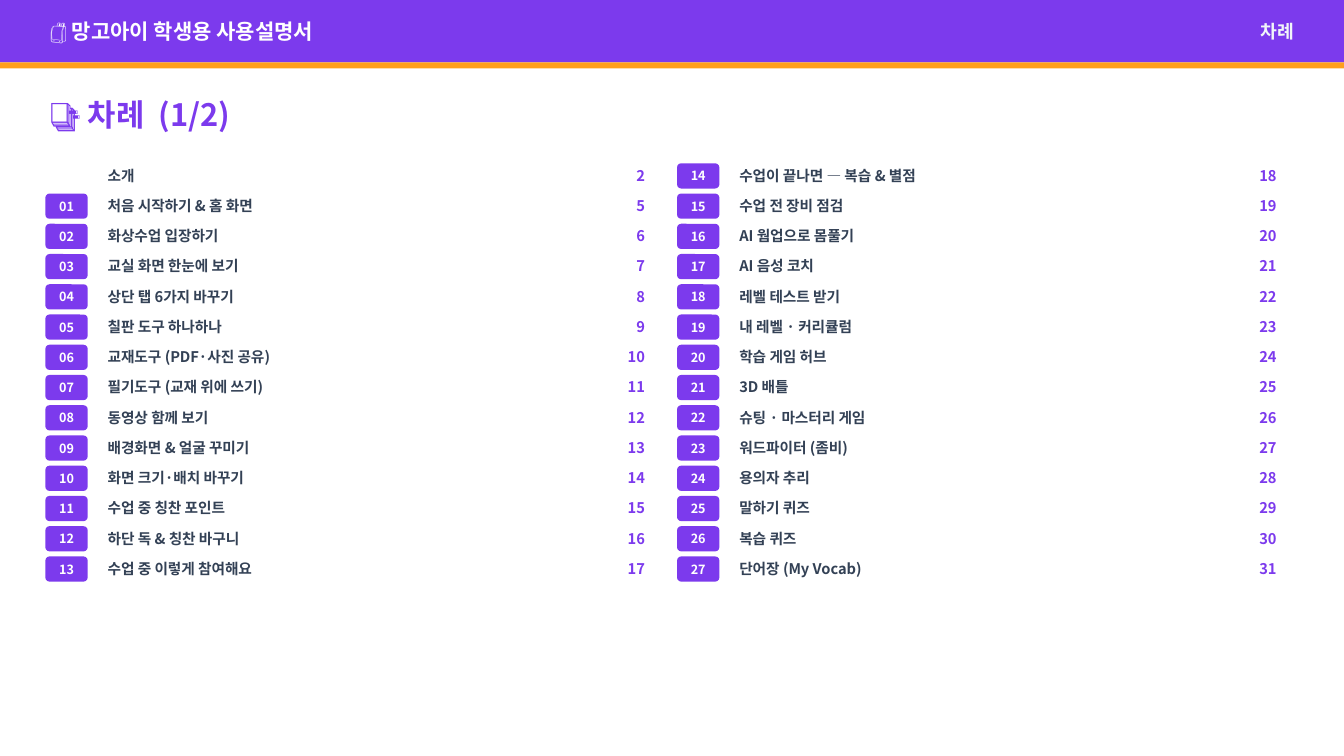
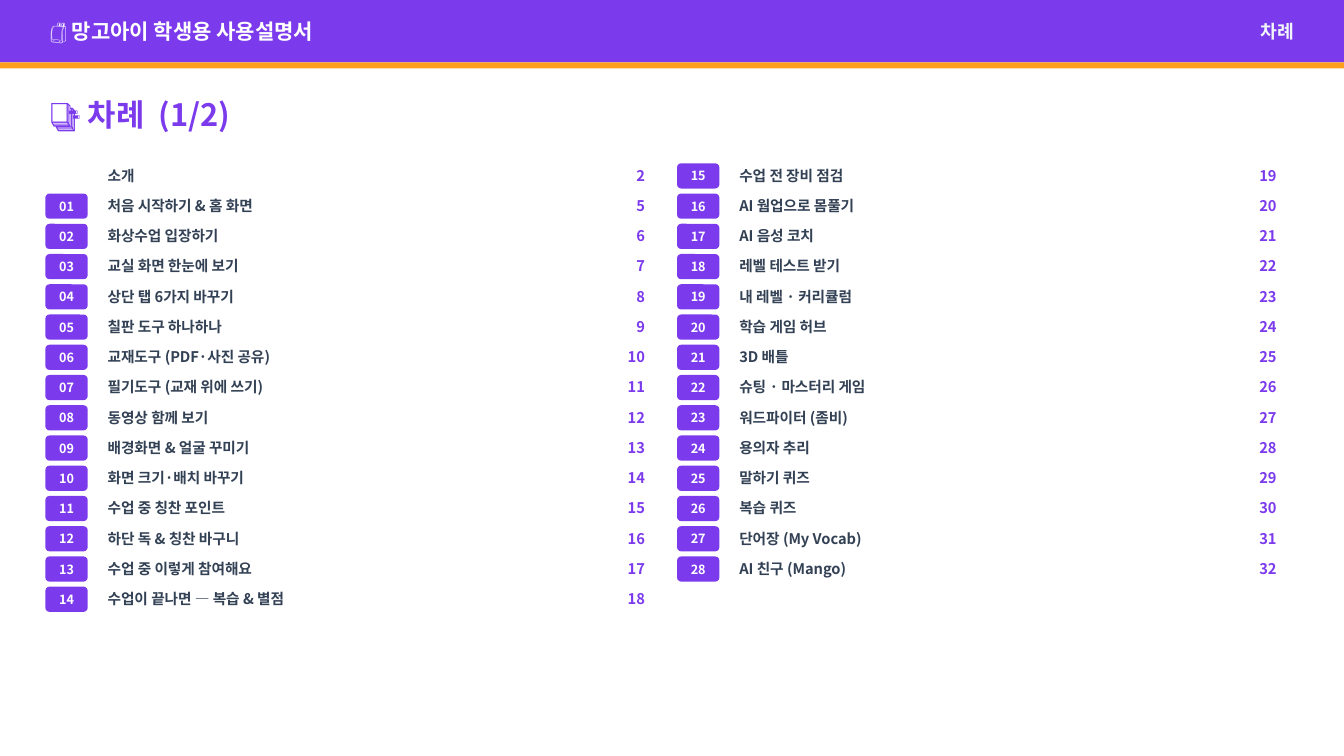
Before and after one commit to navy111p-sudo/mangoiweb, a slide deck: slide 3 of cloudflare-deploy/public/library/student/student-kr.pptx. Drawn at 1344x756 pixels with LibreOffice and Linux fonts; fonts in the diff are those of the drawing. Boxes give left, top, right and bottom in pixels: in the first picture for what was removed or moved away, otherwise in the second. Text is boxed around its words. In the diff, an @@ line names an element or a change of style, - is before the commit and + after.

```diff
--- a/cloudflare-deploy/public/library/student/student-kr.pptx
+++ b/cloudflare-deploy/public/library/student/student-kr.pptx
@@ 39 texts: place and size @@
-39 texts at <box>691,198,1276,578</box>
+39 texts at <box>691,168,1276,548</box>
@@ text added at <box>691,564,706,574</box>, 9 pt, text #FFFFFF, bold @@
+28
@@ text added at <box>739,561,846,578</box>, 10.5 pt, text #334155, bold @@
+AI 친구 (Mango)
@@ text added at <box>1259,563,1276,574</box>, 10.5 pt, text #7C3AED, bold @@
+32
@@ text "14": place and size @@
-text "14" at <box>691,170,706,180</box>
+text "14" at <box>59,594,74,604</box>
@@ rounded rectangle added at <box>45,587,88,612</box>, fill #7C3AED @@
@@ text "수업이 끝나면 — 복습 & ...": place and size @@
-text "수업이 끝나면 — 복습 & ..." at <box>739,168,916,183</box>
+text "수업이 끝나면 — 복습 & ..." at <box>108,591,284,606</box>
@@ text "18": place and size @@
-text "18" at <box>1259,170,1276,181</box>
+text "18" at <box>628,593,645,604</box>
```
Also in this commit, not shown: 6 other slides changed, 2 slides added, 33 other files.
